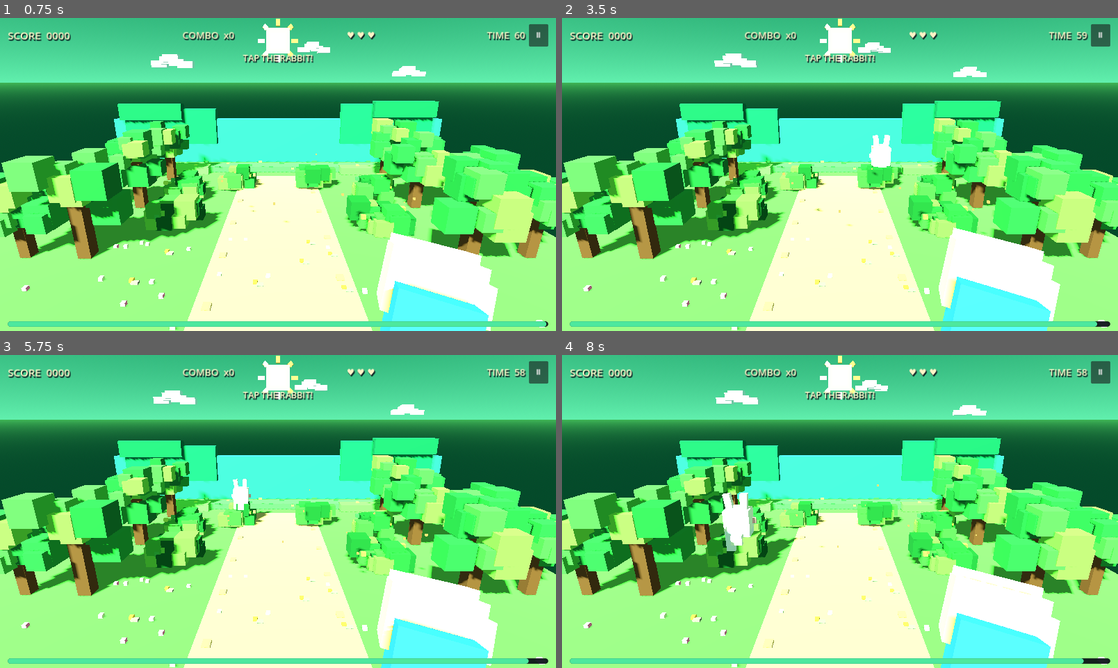
Above: before the commit, frames 1-4 (two rows, left to right).
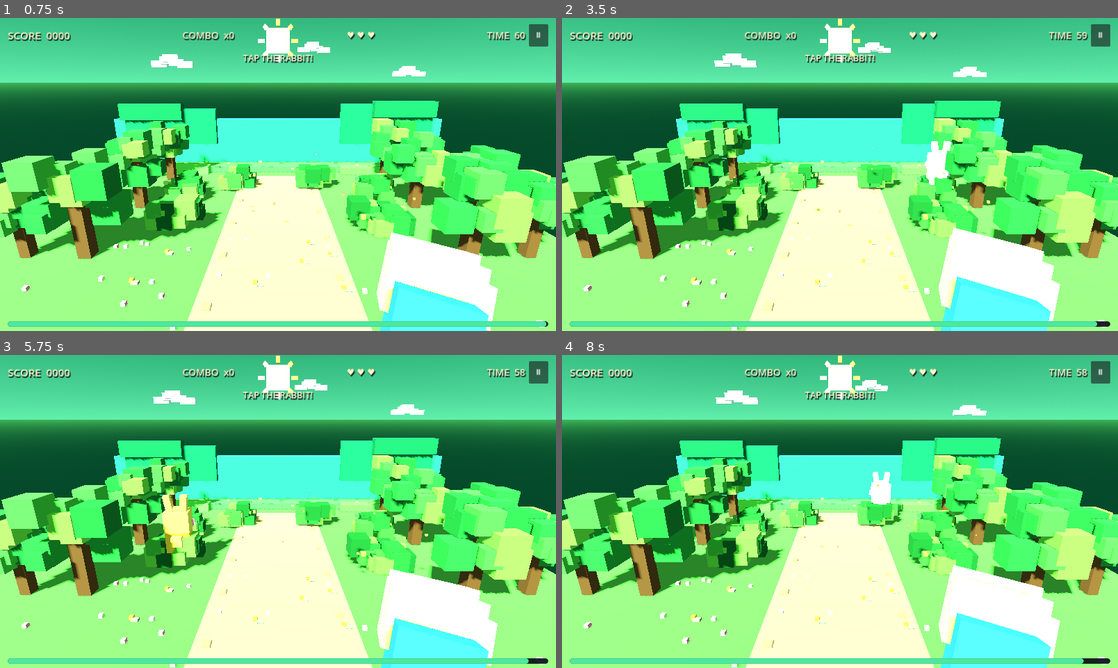
Above: after the commit, the same moments.

Repository: shaquib01/bush-slap
Game: Godot game, scene res://scenes/main.tscn
Two runs of this game, one before a commit and one after it. Both use one fixed random seed, a clock stepped at 60 frames per second and the inputs below.
Inputs:
- Up to frame 1 (0.75 s): click "▶ PLAY" at 0.5 s
- Up to frame 2 (3.5 s): click "Ⅱ" at 1.25 s; click "▶" at 2 s; click "▶ RESUME" at 2.75 s
- Up to frame 3 (5.75 s): click "Ⅱ" at 3.5 s; click "▶" at 4.25 s; click "▶ RESUME" at 5 s
- Up to frame 4 (8 s): click "Ⅱ" at 5.75 s; click "▶" at 6.5 s; click "▶ RESUME" at 7.25 s

Frame 1 is identical in both runs. In frame 2, 0.8% of the frame differs, in the area x 55-70%, y 37-54%; in frame 3, 1.2%; in frame 4, 1.3%, in the area x 28-62%, y 37-64%.

Commit message:
Add rare golden bonus rabbits worth extra points

Diff:
--- a/godot/scripts/main.gd
+++ b/godot/scripts/main.gd
@@ -29,6 +29,7 @@
 var paused := false
 var pause_button: Button
 var rabbit_phase := 0.0
+var rabbit_is_golden := false
 var hud_score: Label
 var hud_time: Label
 var hud_combo: Label
@@ -529,6 +530,8 @@
 	var spot: Vector3 = bush_positions[next_bush_index]
 	rabbit = Area3D.new()
 	rabbit.name = "RabbitTarget"
+	# Rare golden rabbits are high-value targets; the gold palette makes the bonus readable instantly.
+	rabbit_is_golden = rng.randf() < 0.12
 	rabbit_home_position = spot + Vector3(0, 0.1, -0.1)
 	rabbit.position = rabbit_home_position
 	rabbit.collision_layer = 1
@@ -543,8 +546,10 @@
 	rabbit.add_child(rabbit_visual)
 	# Chunky white body, square head, pink inner ears, visible feet and cheeks.
 	rabbit_ears.clear()
-	_add_box(rabbit_visual, Vector3(0, 0.75, 0), Vector3(0.85, 0.95, 0.62), Color(0.91, 0.94, 1.0))
-	_add_box(rabbit_visual, Vector3(0, 1.45, -0.03), Vector3(0.88, 0.78, 0.70), Color(1.0, 0.98, 0.94))
+	var fur_color := Color(1.0, 0.73, 0.17) if rabbit_is_golden else Color(0.91, 0.94, 1.0)
+	var head_color := Color(1.0, 0.86, 0.32) if rabbit_is_golden else Color(1.0, 0.98, 0.94)
+	_add_box(rabbit_visual, Vector3(0, 0.75, 0), Vector3(0.85, 0.95, 0.62), fur_color)
+	_add_box(rabbit_visual, Vector3(0, 1.45, -0.03), Vector3(0.88, 0.78, 0.70), head_color)
 	_add_box(rabbit_visual, Vector3(-0.25, 1.52, -0.39), Vector3(0.12, 0.12, 0.05), Color(0.05, 0.07, 0.11))
 	_add_box(rabbit_visual, Vector3(0.25, 1.52, -0.39), Vector3(0.12, 0.12, 0.05), Color(0.05, 0.07, 0.11))
 	_add_box(rabbit_visual, Vector3(0, 1.34, -0.43), Vector3(0.18, 0.12, 0.06), Color(0.94, 0.43, 0.61))
@@ -559,15 +564,15 @@
 	_add_box(rabbit_visual, Vector3(-0.28, 1.59, -0.425), Vector3(0.045, 0.045, 0.025), Color(1.0, 1.0, 1.0))
 	_add_box(rabbit_visual, Vector3(0.22, 1.59, -0.425), Vector3(0.045, 0.045, 0.025), Color(1.0, 1.0, 1.0))
 	# Puffy pixel tail and a tiny forelock reinforce the toy-like voxel silhouette.
-	_add_box(rabbit_visual, Vector3(0, 0.78, 0.36), Vector3(0.38, 0.38, 0.34), Color(1.0, 0.99, 0.94))
-	_add_box(rabbit_visual, Vector3(0, 1.91, 0.0), Vector3(0.24, 0.16, 0.22), Color(1.0, 0.99, 0.94))
+	_add_box(rabbit_visual, Vector3(0, 0.78, 0.36), Vector3(0.38, 0.38, 0.34), head_color)
+	_add_box(rabbit_visual, Vector3(0, 1.91, 0.0), Vector3(0.24, 0.16, 0.22), head_color)
 	for side in [-1.0, 1.0]:
 		var ear_pivot := Node3D.new()
 		ear_pivot.position = Vector3(side * 0.23, 1.82, 0.02)
 		ear_pivot.name = "LeftEarPivot" if side < 0.0 else "RightEarPivot"
 		rabbit_visual.add_child(ear_pivot)
 		rabbit_ears.append(ear_pivot)
-		_add_box(ear_pivot, Vector3(0, 0.28, 0), Vector3(0.24, 0.70, 0.22), Color(0.96, 0.95, 0.91))
+		_add_box(ear_pivot, Vector3(0, 0.28, 0), Vector3(0.24, 0.70, 0.22), head_color)
 		_add_box(ear_pivot, Vector3(0, 0.28, -0.115), Vector3(0.13, 0.50, 0.035), Color(0.95, 0.42, 0.63))
 		_add_box(rabbit_visual, Vector3(side * 0.27, 0.15, -0.06), Vector3(0.34, 0.18, 0.48), Color(0.98, 0.94, 0.91))
 		_add_box(rabbit_visual, Vector3(side * 0.27, 0.055, -0.29), Vector3(0.16, 0.045, 0.06), Color(0.94, 0.57, 0.68))
@@ -592,7 +597,9 @@
 	var hit := get_world_3d().direct_space_state.intersect_ray(query)
 	if not hit.is_empty() and rabbit and is_instance_valid(rabbit) and hit.collider == rabbit:
 		# Reward quick reactions and sustained streaks, while keeping the core tap mechanic simple.
-		var earned_points := 100 + combo * 15
+		var earned_points := (500 if rabbit_is_golden else 100) + combo * 15
+		if rabbit_is_golden:
+			message_label.text = "GOLDEN BUNNY! +500"
 		var perfect_timing := rabbit_age <= 0.48
 		if perfect_timing:
 			earned_points += 75
@@ -605,7 +612,9 @@
 		if score > best:
 			best = score
 			_save_best()
-		if perfect_timing:
+		if rabbit_is_golden:
+			message_label.text = "GOLDEN BUNNY! +500"
+		elif perfect_timing:
 			message_label.text = "PERFECT TIMING! +75"
 		elif streak_bonus > 0:
 			message_label.text = "STREAK BONUS! +%d" % streak_bonus
